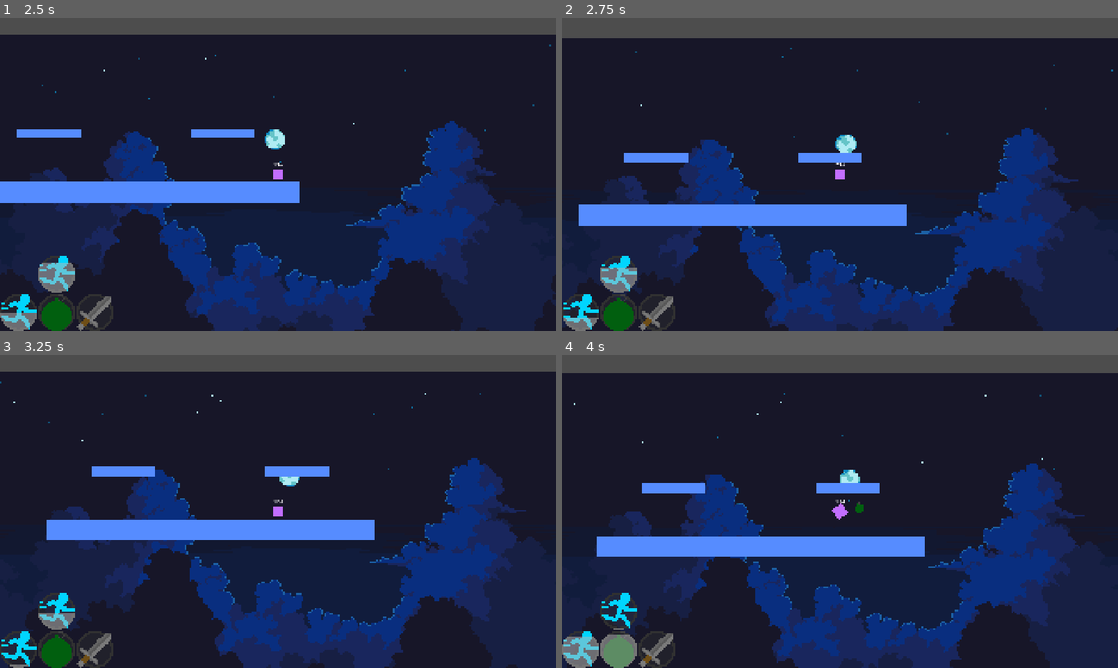
Above: before the commit, frames 1-4 (two rows, left to right).
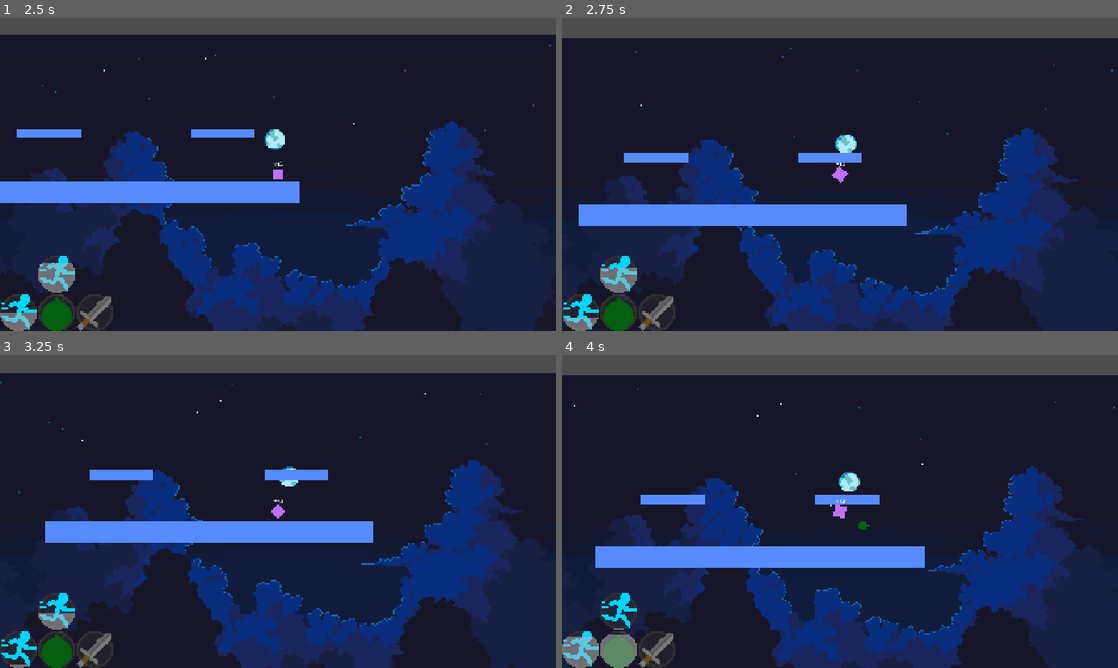
Above: after the commit, the same moments.

Repository: BoppleOpple/beat-the-clock
Game: Godot game, scene res://ui/main_menu/main_menu.tscn
The game is run twice, just before and just after one commit, with the same random seed, the same clock (stepped at 60 frames per second) and the same inputs.
Inputs (mouse positions are in pixels of both pictures, inside the frame that each line leads up to):
- Up to frame 1 (2.5 s): click "Play" at 0.5 s; move the mouse to (278, 174) at 1.27 s; hold D (gameplay_right) 1.28-2.03 s; hold Space (gameplay_jump) 1.28-2.03 s; click (278, 174) at 1.42 s; move the mouse to (166, 190) at 2.02 s; hold S (gameplay_down) from 2.03 s (still down); tap Shift (gameplay_ability_combo) at 2.1 s; tap Space (gameplay_jump) at 2.27, 2.3 s
- Up to frame 2 (2.75 s): keep holding S (gameplay_down); tap Space (gameplay_jump) at 2.57 s
- Up to frame 3 (3.25 s): move the mouse to (333, 442) at 2.77 s; release S (gameplay_down) at 2.78 s; press the mouse at (333, 442) at 2.78 s; hold D (gameplay_right) from 2.78 s (still down); tap Space (gameplay_jump) at 3.05 s
- Up to frame 4 (4 s): move the mouse to (812, 574) at 3.52 s; release D (gameplay_right) at 3.53 s; release the mouse at (812, 574) at 3.53 s; hold W (gameplay_up) from 3.53 s (still down); tap Middle mouse button (gameplay_ability_middle) at 3.6 s; click (812, 574) at 3.67 s; tap Space (gameplay_jump) at 3.77, 3.8 s

Frame 1 is identical in both runs. In frame 2, less than 0.1% of the frame differs, in the area x 48-52%, y 47-53%; in frame 3, 3.7%; in frame 4, 11%, in the area x 0-100%, y 5-100%.

Commit message:
feat: add torque when jumping

Diff:
--- a/player/player.gd
+++ b/player/player.gd
@@ -13,6 +13,8 @@
 const RIGHTING_TORQUE_SCALE: float = 10000.0
 
 const JUMPING_GRAVITY_SCALE: float = 0.7
+const JUMPING_TORQUE_SCALE: float = 50.0
+const JUMPING_TORQUE_MAX: float = 5000.0
 const AFTER_JUMPING_GRAVITY_SCALE: float = 1.5
 const DEFAULT_GRAVITY_SCALE: float = 1.0
 
@@ -75,6 +77,13 @@
 		is_mid_jump = true
 		is_on_ground = false
 		self.set_axis_velocity(JUMP_VELOCITY)
+
+		var jump_torque: float = clamp(
+			self.linear_velocity.x * JUMPING_TORQUE_SCALE,
+			-JUMPING_TORQUE_MAX,
+			JUMPING_TORQUE_MAX
+		)
+		self.apply_torque_impulse(jump_torque)
 
 	# float (variable height + regrab)
 	if Input.is_action_pressed("gameplay_jump"):
